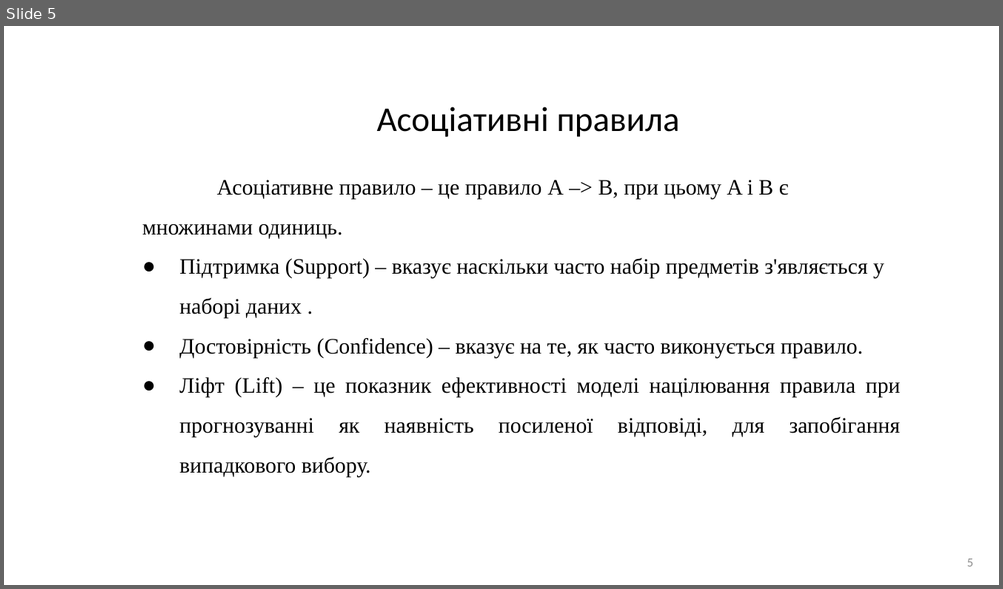
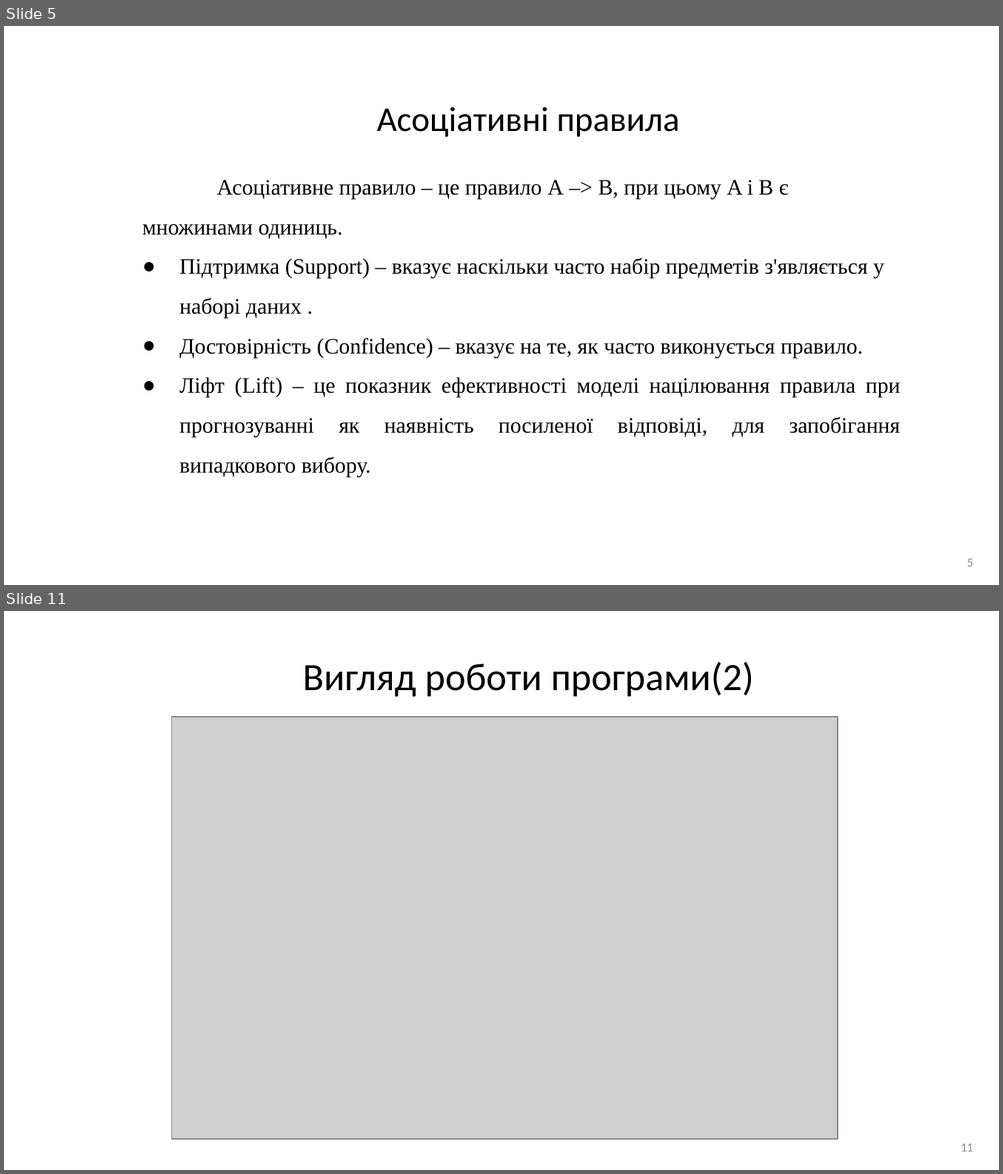
Before and after one commit to AndriiHavryliuk1/master2, a slide deck: docs/Дослідження_роботи_алгоритму_apriori.pptx. Shown one above the other, each under a label of ours: slide 5 before the commit, slides 5 and 11 after it; the slides between them are not shown. The pictures are 1003x589 and 1003x1174 pixels, drawn with LibreOffice and Linux fonts; fonts in the diff are those of the drawing; grey boxes stand for pictures. Boxes give left, top, right and bottom in pixels: in the first picture for what was removed or moved away, otherwise in the second. Text is boxed around its words. In the diff, an @@ line names an element or a change of style, - is before the commit and + after.

```diff
--- a/docs/Дослідження_роботи_алгоритму_apriori.pptx
+++ b/docs/Дослідження_роботи_алгоритму_apriori.pptx
@@ slide 11 added at (4,611,999,1170), background #FFFFFF @@
@@ title added at (303,662,754,697), 28 pt, text #000000 @@
+Вигляд роботи програми(2)
@@ picture added at (172,716,837,1139) @@
@@ page number added at (960,1144,973,1152), 9 pt, text #8C8C8C @@
+11
```
Also in this commit, not shown: 6 slides changed, 6 other slides added, 4 slides removed, 1 other file.
